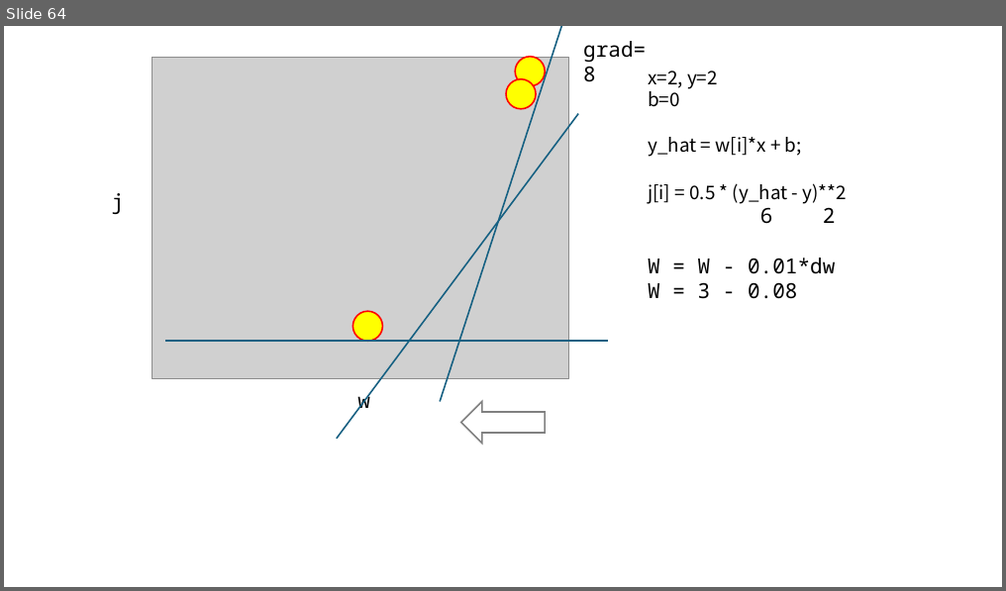
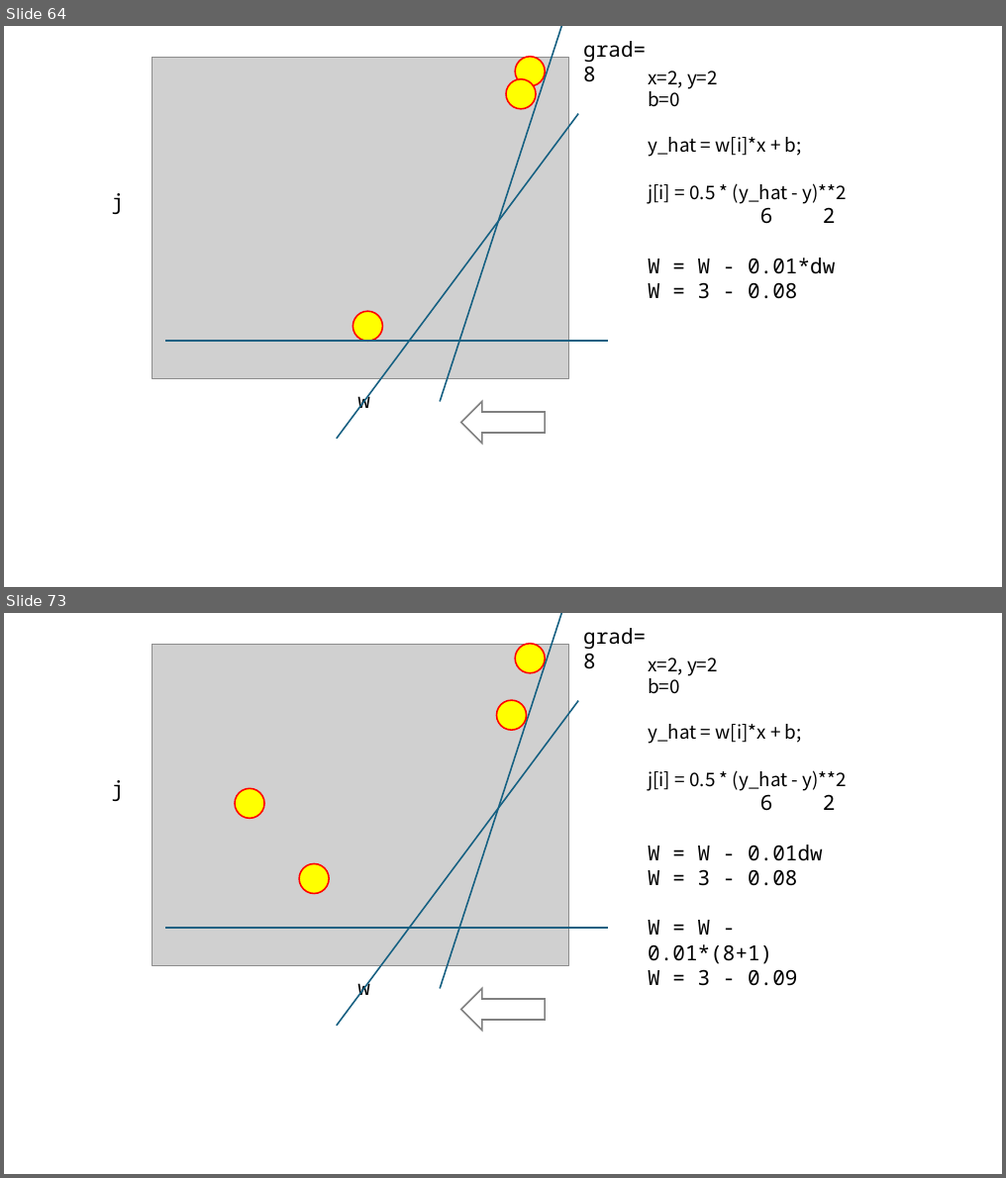
Before and after one commit to imguru-mooc/mfu-optimization, a slide deck: 판서.pptx. Shown one above the other, each under a label of ours: slide 64 before the commit, slides 64 and 73 after it; the slides between them are not shown. The pictures are 1006x591 and 1006x1178 pixels, drawn with LibreOffice and Linux fonts; fonts in the diff are those of the drawing; grey boxes stand for pictures. Boxes give left, top, right and bottom in pixels: in the first picture for what was removed or moved away, otherwise in the second. Text is boxed around its words. In the diff, an @@ line names an element or a change of style, - is before the commit and + after.

```diff
--- a/판서.pptx
+++ b/판서.pptx
@@ slide 73 added at (4, 613, 1002, 1174), background #FFFFFF @@
@@ line added from (566, 613) to (440, 989), #156082 1.5 pt @@
@@ text added at (583, 628, 646, 669), 20 pt, text #000000 @@
+grad=8
@@ picture added at (152, 644, 568, 965) @@
@@ ellipse added at (515, 644, 546, 673), fill #FFFF00, outline #FF0000 1.5 pt @@
@@ text added at (648, 658, 846, 986), 18 pt, text #000000 @@
+x=2, y=2
+b=0
+y_hat = w[i]*x + b;
+j[i] = 0.5 * (y_hat - y)**2
+6 2
+W = W - 0.01dw
+W = 3 - 0.08
+W = W - 0.01*(8+1)
+W = 3 - 0.09
@@ line added from (578, 700) to (337, 1026), #156082 1.5 pt @@
@@ ellipse added at (497, 700, 527, 731), fill #FFFF00, outline #FF0000 1.5 pt @@
@@ text added at (112, 780, 125, 801), 20 pt, text #000000 @@
+j
@@ ellipse added at (235, 789, 264, 819), fill #FFFF00, outline #FF0000 1.5 pt @@
@@ ellipse added at (299, 863, 329, 894), fill #FFFF00, outline #FF0000 1.5 pt @@
@@ line added from (608, 928) to (165, 928), #156082 1.5 pt @@
@@ text added at (357, 979, 370, 999), 20 pt, text #000000 @@
+w
@@ right arrow added at (461, 989, 546, 1031), fill #FFFFFF, outline #808080 1.5 pt @@
```
Also in this commit, not shown: 80 other slides added, 2 other files.
